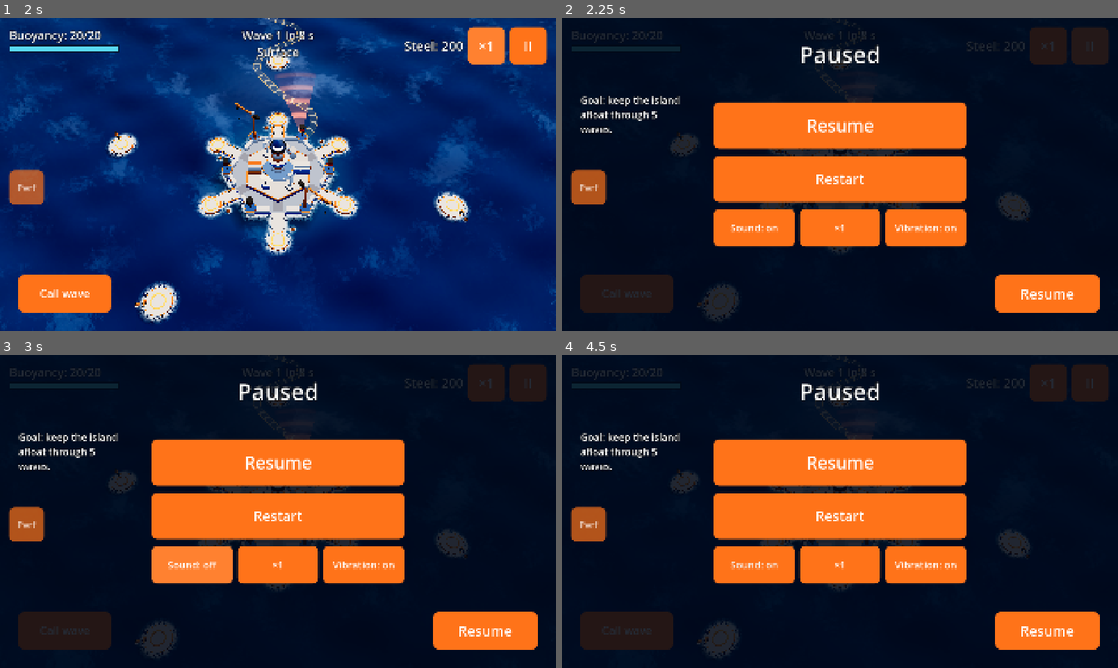
Above: before the commit, frames 1-4 (two rows, left to right).
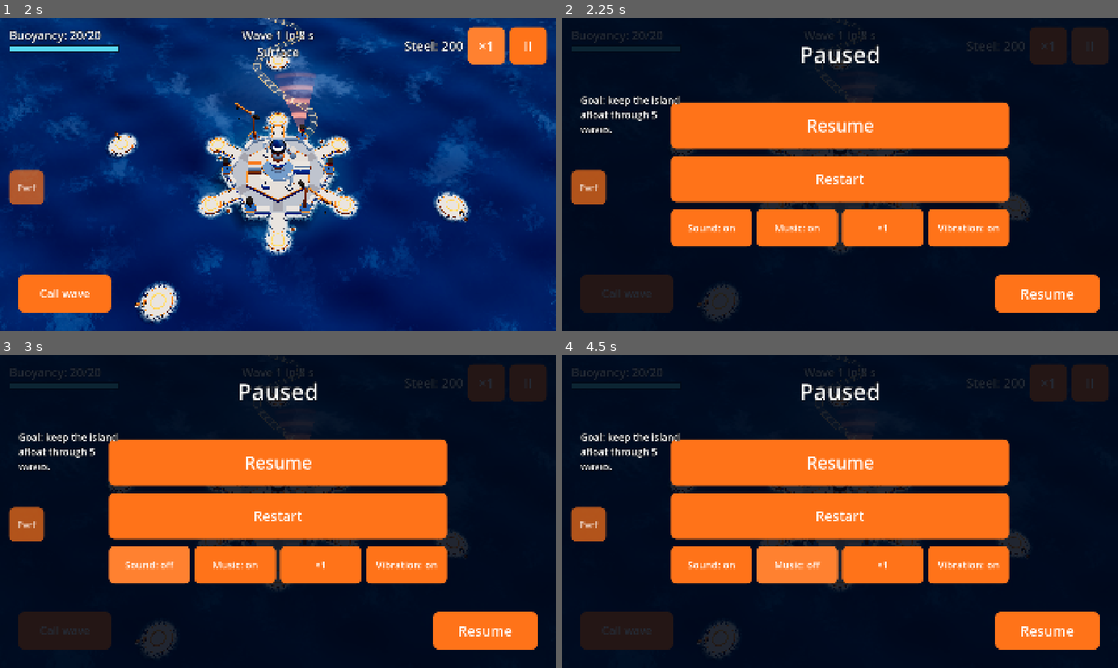
Above: after the commit, the same moments.

Repository: tinydustrystudio-hub/Hai-trinh
Game: Godot game, scene res://main/boot.tscn
Same seed, same stepped clock (60 frames per second), same inputs: the game is played once before the commit and once after it. Sound files missing from this copy of the repository are replaced by a short silence.
Inputs (mouse positions are in pixels of both pictures, inside the frame that each line leads up to):
- Up to frame 1 (2 s): click "×1" at 0.5 s; click "×2" at 1.25 s
- Up to frame 2 (2.25 s): click "II" at 2 s
- Up to frame 3 (3 s): click "Sound: on" at 2.75 s
- Up to frame 4 (4.5 s): click "Sound: off" at 3.5 s; click (795, 564) at 4.25 s, where only the run after the commit has a clickable "Music: on"

Frame 1 is identical in both runs. In frame 2, 7.8% of the frame differs, in the area x 19-81%, y 26-74%; in frame 3, 7.8%; in frame 4, 7.8%.

Commit message:
Góp ý 3: rung máy và nhạc nền tạm
- Rung khi tàu địch đâm vào đảo chính, khi nổ MEGA và khi tàu trùm nổ; tàu
  đâm dồn dập chỉ rung cách quãng; nút Rung trong màn Tạm dừng tắt được.
- Nhạc nền tạm 38 giây lặp liền, tổng hợp bằng tools/make_music.py (ngũ cung,
  tiếng gảy kiểu đàn tranh, bass, pad, trống nhẹ). Thêm nút Nhạc trong màn
  Tạm dừng; tắt Âm thanh thì tắt cả nhạc.

Co-Authored-By: Claude Opus 5.5 <noreply@anthropic.com>
Claude-Session: https://claude.ai/code/session_017DSNC8MWevobFBo6fQDEF6

Diff:
--- a/assets/translations/strings.csv
+++ b/assets/translations/strings.csv
@@ -68,6 +68,8 @@
 BUTTON_RESTART,Chơi lại,Restart
 PAUSE_SOUND_ON,Âm thanh: bật,Sound: on
 PAUSE_SOUND_OFF,Âm thanh: tắt,Sound: off
+PAUSE_MUSIC_ON,Nhạc: bật,Music: on
+PAUSE_MUSIC_OFF,Nhạc: tắt,Music: off
 PAUSE_VIBRATION_ON,Rung: bật,Vibration: on
 PAUSE_VIBRATION_OFF,Rung: tắt,Vibration: off
 PAUSE_ENEMIES,Địch đã gặp,Enemies met
--- a/battle/battle.gd
+++ b/battle/battle.gd
@@ -70,6 +70,8 @@
 @onready var mega_bursts: MegaBursts = $Effects/MegaBursts
 @onready var mega_beacons: MegaBeacons = $Effects/MegaBeacons
 @onready var sound_board: SoundBoard = $Effects/SoundBoard
+@onready var haptics: Haptics = $Effects/Haptics
+@onready var music: MusicPlayer = $Effects/Music
 @onready var hud: Hud = $HUD
 @onready var sun: DirectionalLight3D = $Sun
 @onready var world_environment: WorldEnvironment = $WorldEnvironment
--- a/battle/battle.tscn
+++ b/battle/battle.tscn
@@ -17,6 +17,8 @@
 [ext_resource type="Script" path="res://fx/mega_bursts.gd" id="15_bursts"]
 [ext_resource type="Script" path="res://fx/sound_board.gd" id="16_sound"]
 [ext_resource type="Script" path="res://fx/mega_beacons.gd" id="17_beacons"]
+[ext_resource type="Script" path="res://fx/haptics.gd" id="18_haptics"]
+[ext_resource type="Script" path="res://fx/music_player.gd" id="19_music"]
 
 [sub_resource type="Environment" id="Environment_sea"]
 background_mode = 1
@@ -93,6 +95,12 @@
 [node name="SoundBoard" type="Node" parent="Effects"]
 script = ExtResource("16_sound")
 
+[node name="Haptics" type="Node" parent="Effects"]
+script = ExtResource("18_haptics")
+
+[node name="Music" type="AudioStreamPlayer" parent="Effects"]
+script = ExtResource("19_music")
+
 [node name="HUD" parent="." instance=ExtResource("9_hud")]
 
 [node name="DebugOverlay" parent="." instance=ExtResource("10_debug")]
--- a/core/settings.gd
+++ b/core/settings.gd
@@ -4,6 +4,8 @@
 ## Tháng 1 chưa lưu xuống đĩa; các bước sau thêm khi có màn Cài đặt.
 
 signal water_quality_changed(quality: Ocean.Quality)
+## Bật tắt âm thanh hoặc nhạc nền.
+signal audio_changed
 
 var water_quality: Ocean.Quality = Ocean.Quality.HIGH:
 	set(value):
@@ -13,8 +15,21 @@
 		water_quality_changed.emit(value)
 ## Tự hạ chất lượng nước khi khung hình thấp kéo dài.
 var auto_lower_quality: bool = true
-## Cài đặt nhanh trong màn Tạm dừng (GDD mục 7.11). Âm thanh có ở bước 12; rung dùng về sau.
-var sound_enabled: bool = true
+## Cài đặt nhanh trong màn Tạm dừng (GDD mục 7.11). Tắt âm thanh thì tắt cả nhạc nền.
+var sound_enabled: bool = true:
+	set(value):
+		if sound_enabled == value:
+			return
+		sound_enabled = value
+		audio_changed.emit()
+## Nhạc nền tạm (góp ý 3 của đạo diễn), bật tắt riêng.
+var music_enabled: bool = true:
+	set(value):
+		if music_enabled == value:
+			return
+		music_enabled = value
+		audio_changed.emit()
+## Rung khi địch đâm vào đảo chính, khi nổ MEGA và khi tàu trùm nổ (góp ý 3).
 var vibration_enabled: bool = true
 
 var _watch: FrameRateWatch = FrameRateWatch.new()
--- /dev/null
+++ b/fx/haptics.gd
@@ -0,0 +1,40 @@
+class_name Haptics
+extends Node
+## Rung máy (góp ý 3 của đạo diễn): khi tàu địch đâm vào đảo chính, khi nổ MEGA và khi tàu trùm nổ.
+## Dùng Input.vibrate_handheld (Android; trình duyệt có navigator.vibrate). Tắt khi Settings.vibration_enabled
+## là false. Địch lọt dồn dập thì chỉ rung cách nhau MIN_GAP giây để không rung liên hồi.
+
+enum Kind { LEAK, MEGA, BOSS }
+
+const DURATION_MS: Dictionary[Kind, int] = { Kind.LEAK: 70, Kind.MEGA: 200, Kind.BOSS: 450 }
+const AMPLITUDE: Dictionary[Kind, float] = { Kind.LEAK: 0.55, Kind.MEGA: 0.85, Kind.BOSS: 1.0 }
+const MIN_GAP: Dictionary[Kind, float] = { Kind.LEAK: 0.3, Kind.MEGA: 0.25, Kind.BOSS: 0.0 }
+
+## Số lần đã rung mỗi loại (để thử).
+var pulses: Dictionary[Kind, int] = { Kind.LEAK: 0, Kind.MEGA: 0, Kind.BOSS: 0 }
+
+var _last: Dictionary[Kind, float] = { Kind.LEAK: -1.0, Kind.MEGA: -1.0, Kind.BOSS: -1.0 }
+
+
+func _ready() -> void:
+	Events.enemy_leaked.connect(func(_enemy: Enemy, _damage: int) -> void: pulse(Kind.LEAK))
+	Events.mega_started.connect(func(_tower: Node3D) -> void: pulse(Kind.MEGA))
+	Events.enemy_killed.connect(_on_enemy_killed)
+
+
+## Rung một lần nếu đã đủ khoảng cách với lần trước cùng loại; trả true nếu đã rung.
+func pulse(kind: Kind) -> bool:
+	if not Settings.vibration_enabled:
+		return false
+	var now: float = float(Time.get_ticks_msec()) / 1000.0
+	if _last[kind] >= 0.0 and now - _last[kind] < MIN_GAP[kind]:
+		return false
+	_last[kind] = now
+	pulses[kind] += 1
+	Input.vibrate_handheld(DURATION_MS[kind], AMPLITUDE[kind])
+	return true
+
+
+func _on_enemy_killed(enemy: Enemy, _reward: int) -> void:
+	if enemy != null and enemy.data != null and enemy.data.is_boss:
+		pulse(Kind.BOSS)
--- /dev/null
+++ b/fx/music_player.gd
@@ -0,0 +1,31 @@
+class_name MusicPlayer
+extends AudioStreamPlayer
+## Nhạc nền tạm của tháng 1 (góp ý 3 của đạo diễn: có nhạc khi thử cho đỡ nhàm chán). Bản nhạc dựng bằng
+## tools/make_music.py, lặp liền mạch. Chỉ phát khi Settings.sound_enabled và Settings.music_enabled.
+## Không theo tốc độ trận: tạm dừng hay tua ×2 vẫn phát bình thường.
+
+const MUSIC: AudioStream = preload("res://assets/audio/music_theme.ogg")
+const VOLUME: float = -15.0
+
+
+func _ready() -> void:
+	var looped: AudioStreamOggVorbis = (MUSIC as AudioStreamOggVorbis).duplicate()
+	looped.loop = true
+	stream = looped
+	volume_db = VOLUME
+	process_mode = Node.PROCESS_MODE_ALWAYS
+	Settings.audio_changed.connect(apply_settings)
+	apply_settings()
+
+
+## Phát hoặc dừng theo cài đặt âm thanh hiện tại.
+func apply_settings() -> void:
+	var wanted: bool = should_play()
+	if wanted and not playing and is_inside_tree():
+		play()
+	elif not wanted and playing:
+		stop()
+
+
+static func should_play() -> bool:
+	return Settings.sound_enabled and Settings.music_enabled
--- /dev/null
+++ b/tests/test_haptics.gd
@@ -0,0 +1,72 @@
+extends GutTest
+## Rung máy và nhạc nền (góp ý 3 của đạo diễn): rung khi địch đâm đảo, khi nổ MEGA, khi tàu trùm nổ;
+## không rung liên hồi; tắt theo cài đặt. Nhạc nền lặp, tắt theo âm thanh hoặc nhạc.
+
+const SKIFF: EnemyData = preload("res://data/enemies/raider_skiff.tres")
+
+var _haptics: Haptics
+
+
+func before_each() -> void:
+	Settings.vibration_enabled = true
+	_haptics = add_child_autofree(Haptics.new())
+
+
+func after_each() -> void:
+	Settings.vibration_enabled = true
+	Settings.sound_enabled = true
+	Settings.music_enabled = true
+
+
+func _enemy(data: EnemyData) -> Enemy:
+	var enemy: Enemy = autofree(Enemy.new())
+	enemy.data = data
+	return enemy
+
+
+func test_leak_mega_and_boss_vibrate() -> void:
+	Events.enemy_leaked.emit(_enemy(SKIFF), 1)
+	Events.mega_started.emit(autofree(Node3D.new()))
+	var boss_data: EnemyData = SKIFF.duplicate()
+	boss_data.is_boss = true
+	Events.enemy_killed.emit(_enemy(boss_data), 10)
+	assert_eq(_haptics.pulses[Haptics.Kind.LEAK], 1)
+	assert_eq(_haptics.pulses[Haptics.Kind.MEGA], 1)
+	assert_eq(_haptics.pulses[Haptics.Kind.BOSS], 1)
+
+
+func test_ordinary_kill_does_not_vibrate() -> void:
+	Events.enemy_killed.emit(_enemy(SKIFF), 5)
+	assert_eq(_haptics.pulses[Haptics.Kind.BOSS], 0)
+
+
+func test_leaks_are_throttled() -> void:
+	for i: int in 10:
+		Events.enemy_leaked.emit(_enemy(SKIFF), 1)
+	assert_eq(_haptics.pulses[Haptics.Kind.LEAK], 1, "nhiều tàu đâm cùng lúc chỉ rung một lần")
+
+
+func test_vibration_off() -> void:
+	Settings.vibration_enabled = false
+	assert_false(_haptics.pulse(Haptics.Kind.MEGA))
+	assert_eq(_haptics.pulses[Haptics.Kind.MEGA], 0)
+
+
+func test_boss_vibrates_longest() -> void:
+	assert_gt(Haptics.DURATION_MS[Haptics.Kind.BOSS], Haptics.DURATION_MS[Haptics.Kind.MEGA])
+	assert_gt(Haptics.DURATION_MS[Haptics.Kind.MEGA], Haptics.DURATION_MS[Haptics.Kind.LEAK])
+
+
+func test_music_loops_and_follows_settings() -> void:
+	var music: MusicPlayer = add_child_autofree(MusicPlayer.new())
+	var stream: AudioStreamOggVorbis = music.stream as AudioStreamOggVorbis
+	assert_not_null(stream)
+	assert_true(stream.loop, "nhạc lặp liền")
+	assert_almost_eq(stream.get_length(), 38.4, 0.2)
+	assert_true(music.playing)
+	Settings.music_enabled = false
+	assert_false(music.playing)
+	Settings.music_enabled = true
+	assert_true(music.playing)
+	Settings.sound_enabled = false
+	assert_false(music.playing, "tắt âm thanh thì tắt cả nhạc")
--- a/tests/test_hud.gd
+++ b/tests/test_hud.gd
@@ -142,6 +142,12 @@
 	assert_eq(Settings.sound_enabled, not sound)
 	_hud.pause_menu.buttons()[2].pressed.emit()
 	assert_eq(Settings.sound_enabled, sound)
+	var music: bool = Settings.music_enabled
+	_hud.pause_menu.buttons()[3].pressed.emit()
+	assert_eq(Settings.music_enabled, not music)
+	assert_string_contains(_hud.pause_menu.buttons()[3].text, "Nhạc")
+	_hud.pause_menu.buttons()[3].pressed.emit()
+	assert_eq(Settings.music_enabled, music)
 
 
 func test_auto_pause_on_focus_lost() -> void:
--- a/ui/pause_menu.gd
+++ b/ui/pause_menu.gd
@@ -1,7 +1,7 @@
 class_name PauseMenu
 extends Control
 ## Màn Tạm dừng (GDD mục 7.11): trái là mục tiêu của màn; giữa là nút Tiếp tục cỡ lớn, Chơi lại và cài đặt
-## nhanh (âm thanh, tốc độ, rung); phải là thẻ các địch đã gặp; dưới phải là Tiếp tục.
+## nhanh (âm thanh, nhạc nền, tốc độ, rung); phải là thẻ các địch đã gặp; dưới phải là Tiếp tục.
 ## Tháng 1 chưa có bản đồ thế giới nên chưa có nút Thoát ra bản đồ ở dưới trái.
 
 signal resume_requested
@@ -15,6 +15,7 @@
 var _resume_big: Button
 var _restart: Button
 var _sound: Button
+var _music: Button
 var _speed: Button
 var _vibration: Button
 var _resume_corner: Button
@@ -58,6 +59,10 @@
 	_sound.add_theme_font_size_override(&"font_size", 34)
 	_sound.pressed.connect(_on_sound_pressed)
 	quick.add_child(_sound)
+	_music = UiStyle.primary_button(&"", QUICK_BUTTON)
+	_music.add_theme_font_size_override(&"font_size", 34)
+	_music.pressed.connect(_on_music_pressed)
+	quick.add_child(_music)
 	_speed = UiStyle.primary_button(&"", QUICK_BUTTON)
 	_speed.add_theme_font_size_override(&"font_size", 34)
 	_speed.pressed.connect(speed_toggled.emit)
@@ -106,12 +111,13 @@
 func refresh(speed: float) -> void:
 	_speed_value = speed
 	_sound.text = tr(&"PAUSE_SOUND_ON") if Settings.sound_enabled else tr(&"PAUSE_SOUND_OFF")
+	_music.text = tr(&"PAUSE_MUSIC_ON") if Settings.music_enabled else tr(&"PAUSE_MUSIC_OFF")
 	_vibration.text = tr(&"PAUSE_VIBRATION_ON") if Settings.vibration_enabled else tr(&"PAUSE_VIBRATION_OFF")
 	_speed.text = tr(&"HUD_SPEED_FAST") if speed > 1.0 else tr(&"HUD_SPEED_NORMAL")
 
 
 func buttons() -> Array[Button]:
-	return [_resume_big, _restart, _sound, _speed, _vibration, _resume_corner]
+	return [_resume_big, _restart, _sound, _music, _speed, _vibration, _resume_corner]
 
 
 func resume_corner_button() -> Button:
@@ -127,6 +133,11 @@
 	refresh(_speed_value)
 
 
+func _on_music_pressed() -> void:
+	Settings.music_enabled = not Settings.music_enabled
+	refresh(_speed_value)
+
+
 func _on_vibration_pressed() -> void:
 	Settings.vibration_enabled = not Settings.vibration_enabled
 	refresh(_speed_value)
Not shown, added: assets/audio/music_theme.ogg.import
Binary file changed: assets/translations/strings.en.translation
Binary file changed: assets/translations/strings.vi.translation
Not shown: 1 places in battle/battle.tscn that only renumber resources
Not shown, added: fx/haptics.gd.uid
Not shown, added: fx/music_player.gd.uid
Not shown, added: tests/test_haptics.gd.uid
Not shown, added: assets/audio/music_theme.ogg
Not shown, added: tools/make_music.py
